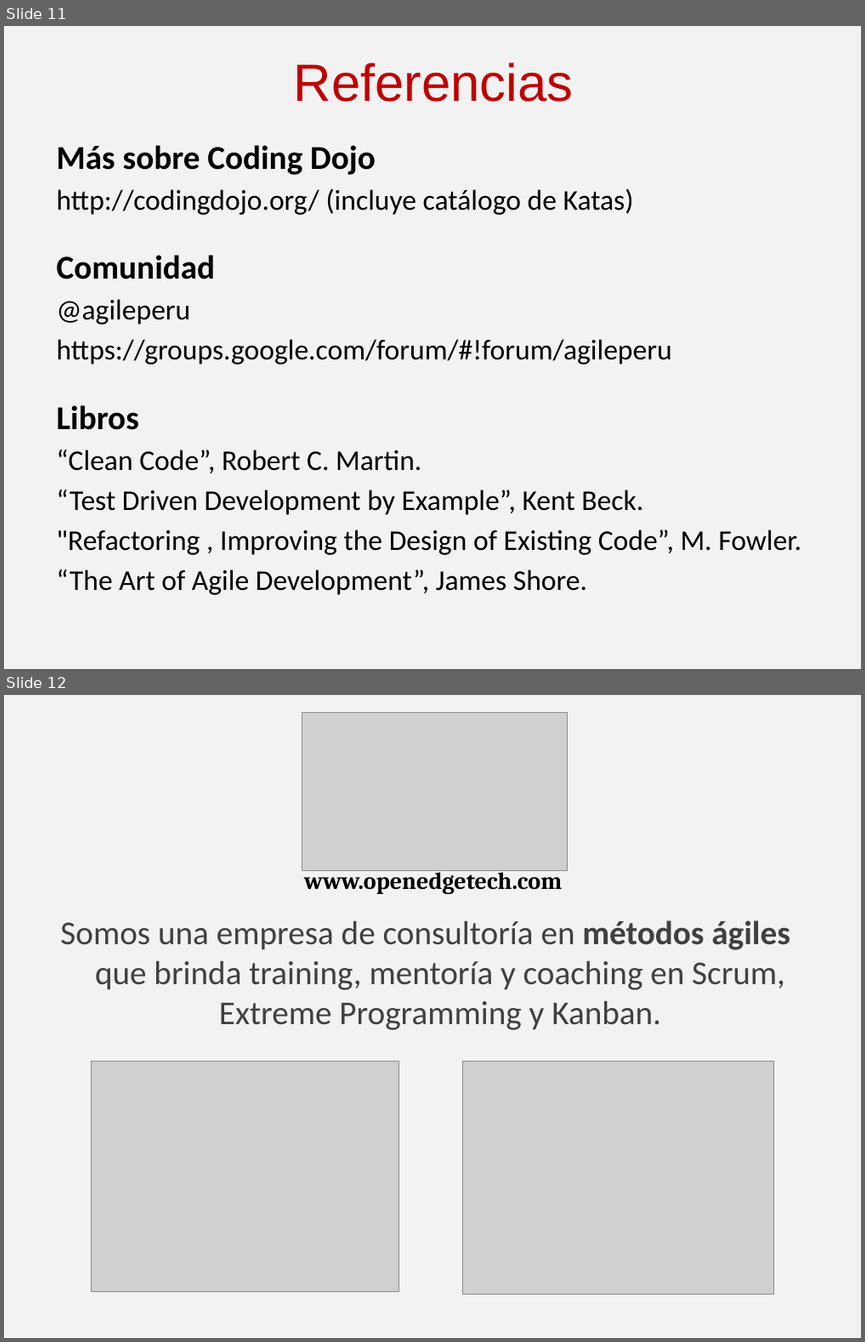
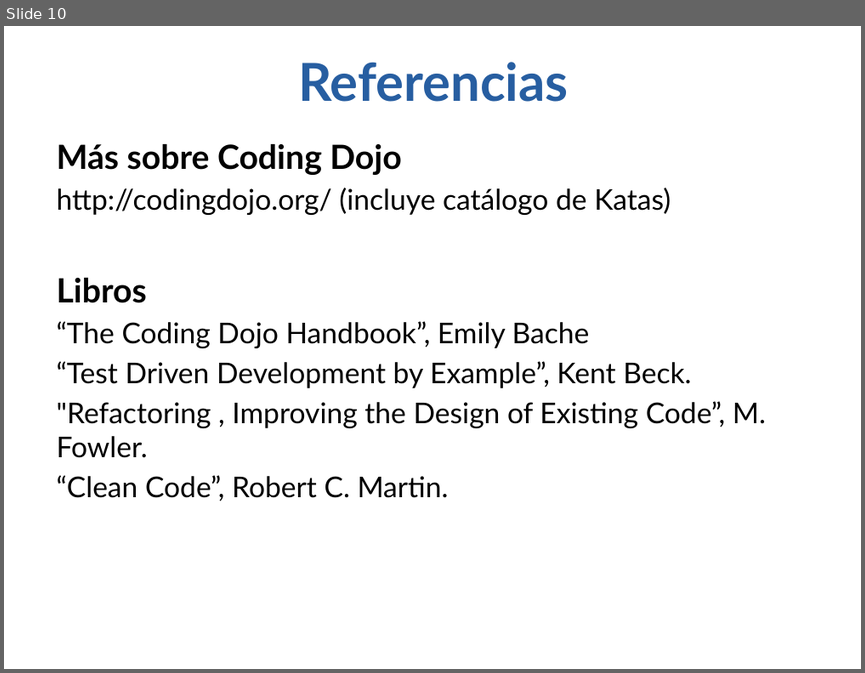
Before and after one commit to angelnunezsalazar/Coding-Dojo, a slide deck: Randori/Coding Dojo.pptx. Shown one above the other, each under a label of ours: slides 11 and 12 before the commit, slide 10 after it. The pictures are 865x1342 and 865x673 pixels, drawn with LibreOffice and Linux fonts; fonts in the diff are those of the drawing; grey boxes stand for pictures. Boxes give left, top, right and bottom in pixels: in the first picture for what was removed or moved away, otherwise in the second. Text is boxed around its words. In the diff, an @@ line names an element or a change of style, - is before the commit and + after.

```diff
--- a/Randori/Coding Dojo.pptx
+++ b/Randori/Coding Dojo.pptx
@@ slide 12 removed at [4, 695, 861, 1338], background #F2F2F2 @@
@@ picture removed at [302, 713, 567, 871] @@
@@ text removed at [304, 870, 562, 894] @@
-www.openedgetech.com
@@ text removed at [60, 920, 789, 1030] @@
-Somos una empresa de consultoría en métodos ágiles que brinda training, mentoría y coaching en Scrum, Extreme Programming y Kanban.
@@ picture removed at [92, 1061, 399, 1292] @@
@@ picture removed at [462, 1061, 773, 1294] @@
@@ what was slide 11 is now slide 10 @@
@@ slide 10 changed as well @@
@@ background #F2F2F2 to #FFFFFF @@
@@ title "Referencias" at [298, 62, 568, 102]: font Arial to Lato, text colour #C00000 to #275EA1, bold on @@
@@ text at [57, 144, 766, 458]: font Calibri to Lato in "Más sobre Coding Dojo", "http://codingdojo.org/ (incluye catálogo de Katas)", "Libros", "“Test Driven Development by Example”, Kent Beck." and 1 more places @@
@@ text at [57, 255, 672, 364]: paragraphs removed @@
-Comunidad
-@agileperu
-https://groups.google.com/forum/#!forum/agileperu
@@ text at [57, 321, 590, 348]: text changed; font Calibri to Lato @@
-“Clean Code”, Robert C. Martin.
+“The Coding Dojo Handbook”, Emily Bache
@@ text at [57, 475, 449, 501]: text changed; font Calibri to Lato @@
-“The Art of Agile Development”, James Shore.
+“Clean Code”, Robert C. Martin.
```
Also in this commit, not shown: 9 other slides changed, 1 slide added, 1 other slide removed, 1 other file.
